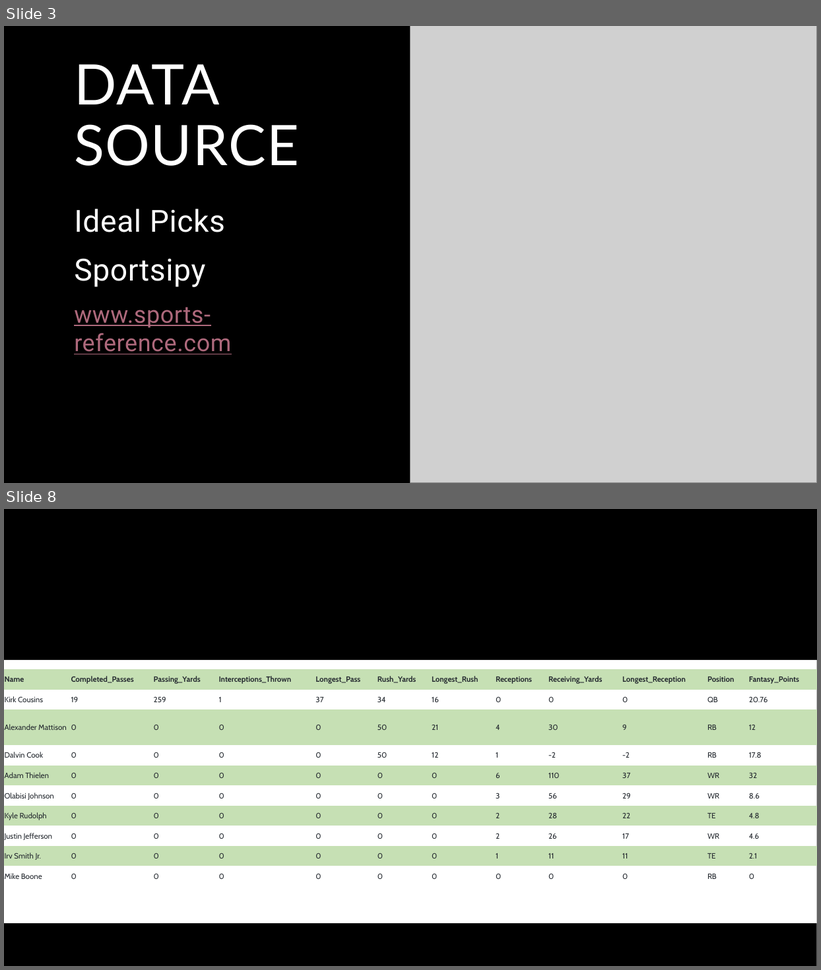
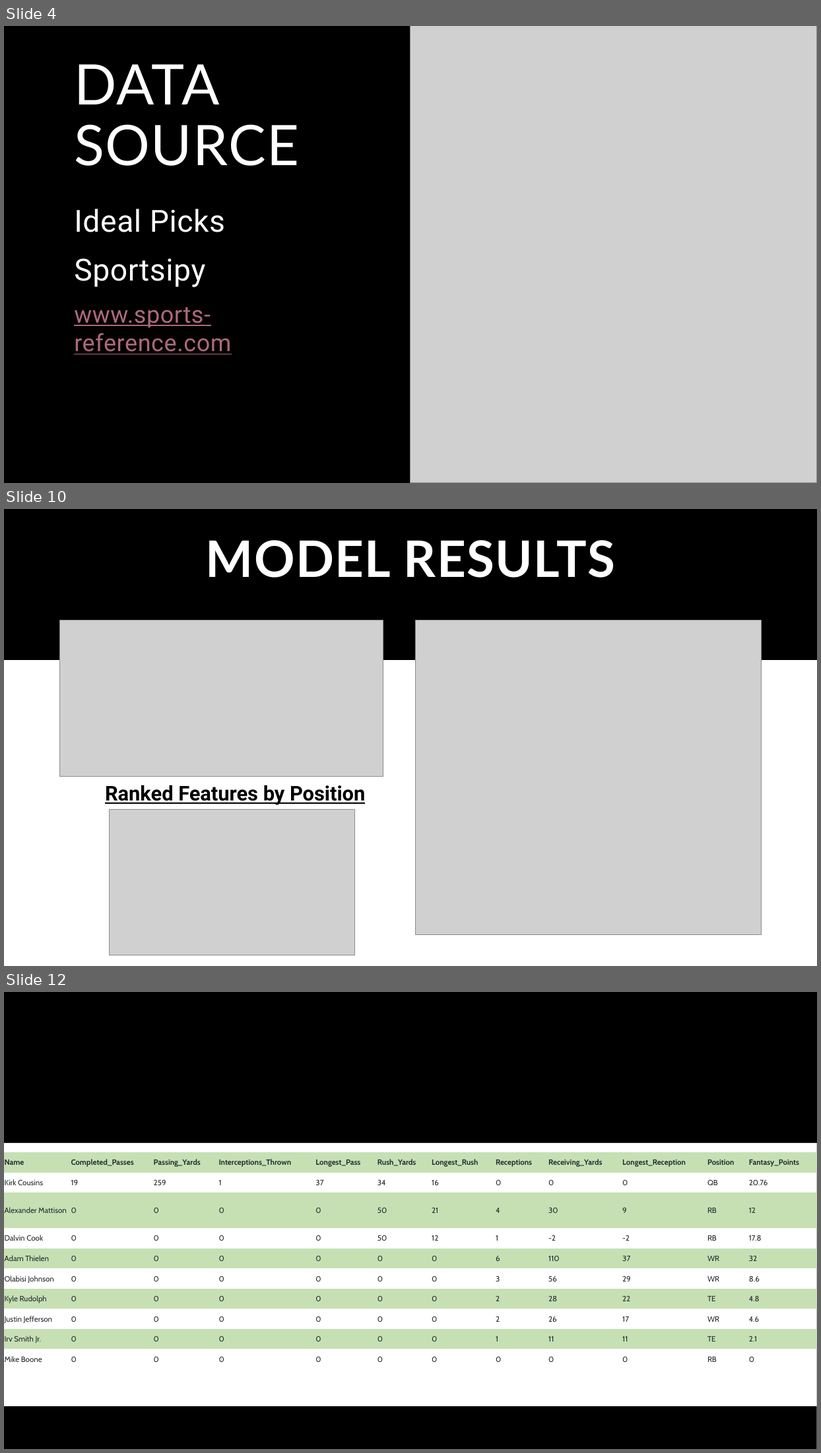
Before and after one commit to sbull32/team_cautious_waffle, a slide deck: Resources/Final.Presentation.pptx. Shown one above the other, each under a label of ours: slides 3 and 8 before the commit, slides 4, 10 and 12 after it; the slides between them are not shown. The pictures are 821x970 and 821x1453 pixels, drawn with LibreOffice and Linux fonts; fonts in the diff are those of the drawing; grey boxes stand for pictures. Boxes give left, top, right and bottom in pixels: in the first picture for what was removed or moved away, otherwise in the second. Text is boxed around its words. In the diff, an @@ line names an element or a change of style, - is before the commit and + after.

```diff
--- a/Resources/Final.Presentation.pptx
+++ b/Resources/Final.Presentation.pptx
@@ slide 10 added at box(4, 509, 817, 966), background #FFFFFF; not listed: 1 template element that a slide beside it also shows @@
@@ title added at box(206, 540, 615, 578), 59.4 pt, text #FFFFFF, bold @@
+MODEL RESULTS
@@ picture added at box(59, 621, 383, 777) @@
@@ picture added at box(416, 621, 762, 935) @@
@@ text added at box(105, 786, 365, 805), 24 pt, text #000000, bold, underline @@
+Ranked Features by Position
@@ picture added at box(110, 810, 354, 956) @@
@@ what was slide 3 is now slide 4 @@
@@ what was slide 8 is now slide 12 @@
```
Also in this commit, not shown: 1 slide changed, 13 other slides added, 7 slides removed.
